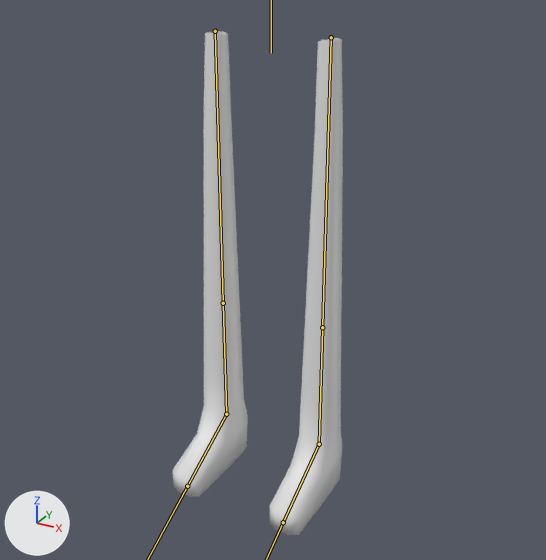
The FBX model Assets/Artwork/Socks/legs.fbx: old version first, new version second.
Camera for both pictures: a 50 mm camera at (0.0985, -0.1781, 0.1568) aimed at (0.0069, -0.0116, 0.0735). The axes (+X, +Y, +Z) are drawn at lower left. The lights are the same throughout. The bones that bend it are drawn over the model as lines.

Names of what the first picture shows: 'legs'.
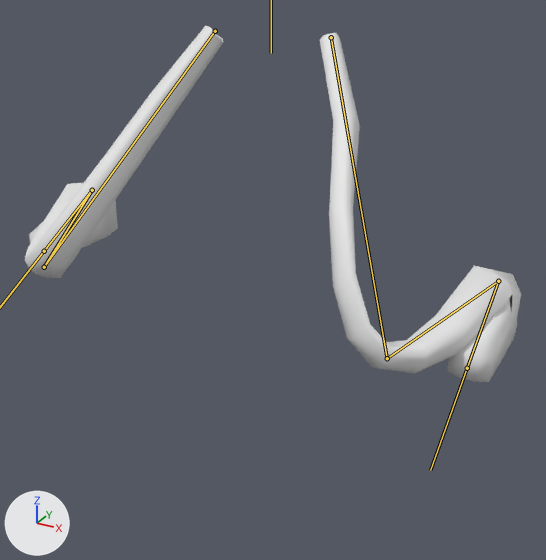
The newer file adds an action. The first version stands in its rest pose; the second is drawn at frame 1 of the action 'LegArmature|jumping'.

The edits, one by one:
Bone 'thigh.L' (bone_thigh_l) turns from (0, 0, 0) to (-24, -5, 33) degrees about its own x, y and z.
Bone 'shin.L' (bone_shin_l) turns from (0, 0, 0) to (-68, -45, -64) degrees about its own x, y and z.
Bone 'foot.L' (bone_foot_l) turns from (0, 0, 0) to (82, -74, 15) degrees about its own x, y and z.
Bone 'thigh.R' (bone_thigh_r) turns from (0, 0, 0) to (-26, 5, -33) degrees about its own x, y and z.
Bone 'shin.R' (bone_shin_r) turns from (0, 0, 0) to (-76, 47, 58) degrees about its own x, y and z.
Bone 'foot.R' (bone_foot_r) turns from (0, 0, 0) to (108, 75, 8) degrees about its own x, y and z.
Bone 'IK_foot.L' (bone_ik_foot_l) moves from (0.0, 0.0, 0.0) to (-0.0574, -0.0315, -0.0476).
Bone 'IK_foot.R' (bone_ik_foot_r) moves from (0.0, 0.0, 0.0) to (0.0611, -0.0336, -0.0489).

Boxes [x1, y1, x2, y2] around the edits, measured in the pictures (546 x 560 px):
'legs', posed (191% wider, 29% shorter): before [173, 31, 343, 535]; after [25, 25, 521, 382]
bone 'thigh.L', root to tip: before (331, 37) to (322, 327); after (331, 37) to (387, 358)
bone 'shin.L', root to tip: before (322, 327) to (319, 444); after (387, 358) to (498, 281)
bone 'foot.L', root to tip: before (319, 444) to (283, 522); after (498, 281) to (467, 368)
bone 'thigh.R', root to tip: before (215, 31) to (223, 303); after (215, 31) to (44, 267)
bone 'shin.R', root to tip: before (223, 303) to (226, 414); after (44, 267) to (92, 190)
bone 'foot.R', root to tip: before (226, 414) to (187, 486); after (92, 190) to (44, 251)
bone 'IK_foot.L', root to tip: before (319, 444) to (283, 522); after (498, 281) to (467, 368)
bone 'IK_foot.R', root to tip: before (226, 414) to (187, 486); after (92, 190) to (44, 251)
